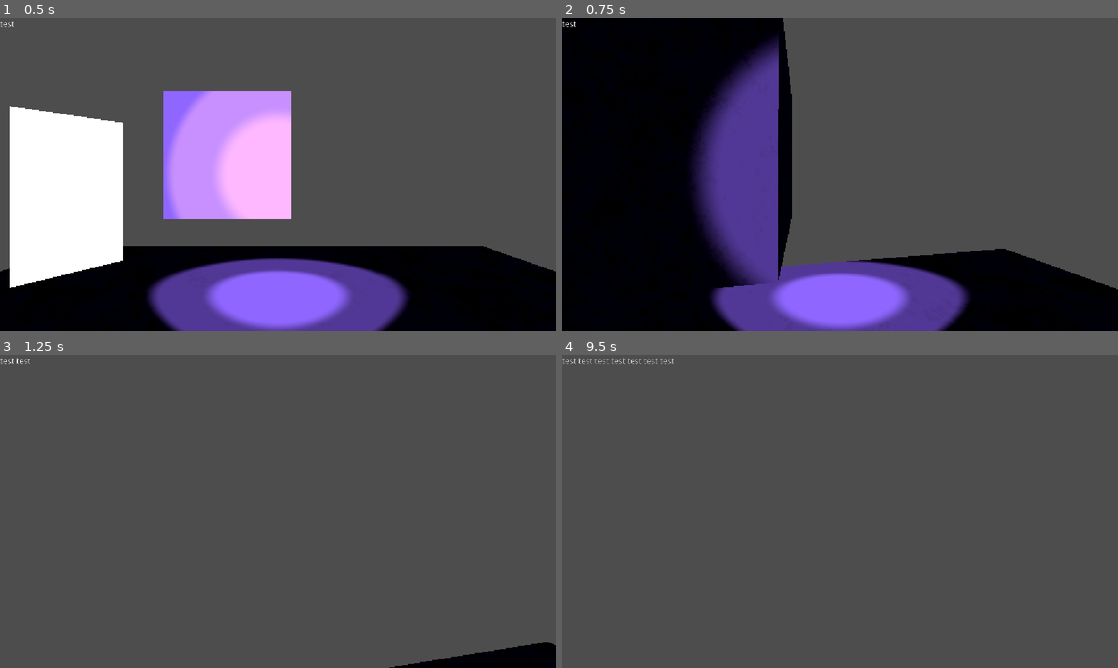
Above: before the commit, frames 1-4 (two rows, left to right).
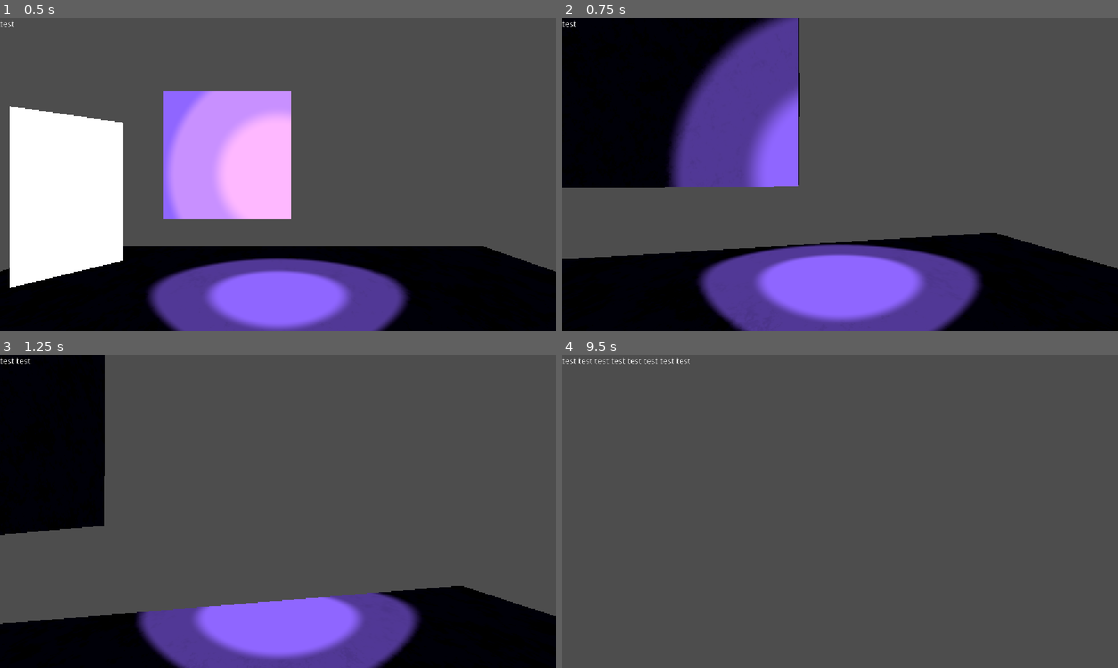
Above: after the commit, the same moments.

Repository: he21123/gj-esa
Game: Godot game, scene res://node_3d.tscn
The game is run twice, just before and just after one commit, with the same random seed, the same clock (stepped at 60 frames per second) and the same inputs.
Inputs (mouse positions are in pixels of both pictures, inside the frame that each line leads up to):
- Up to frame 1 (0.5 s): no input
- Up to frame 2 (0.75 s): tap Enter at 0.5 s; move the mouse to (867, 174) at 0.52 s; hold W (move_forward) from 0.53 s (still down); hold C (crouching, bound only after the commit) from 0.53 s (still down)
- Up to frame 3 (1.25 s): keep holding W (move_forward); keep holding C (crouching, bound only after the commit); tap Shift (running, bound only after the commit) at 0.8 s
- Up to frame 4 (9.5 s): move the mouse to (812, 511) at 1.27 s; release C (crouching, bound only after the commit) at 1.28 s; tap Shift (running, bound only after the commit) at 1.35, 2.3, 2.85, 3.8, 4.35, 5.3, 5.85, 6.8, 7.35, 8.3, 8.85 s; tap C (crouching, bound only after the commit) every 1.5 s from 1.55 to 9.05 s; tap Space at 2, 3.5, 5.75 s; move the mouse to (851, 505) at 2.02 s; hold C (crouching, bound only after the commit) 2.03-2.78 s; tap Enter at 2.75, 5 s; move the mouse to (834, 517) at 2.77 s; move the mouse to (878, 514) at 3.52 s; hold C (crouching, bound only after the commit) 3.53-4.28 s; move the mouse to (795, 508) at 4.27 s; move the mouse to (845, 511) at 5.02 s; hold C (crouching, bound only after the commit) 5.03-5.78 s; move the mouse to (817, 505) at 5.77 s; release W (move_forward) at 5.78 s; hold D (move_right) 5.78-6.53 s; move the mouse to (867, 511) at 6.52 s; hold C (crouching, bound only after the commit) 6.53-7.28 s; hold W (move_forward) 6.53-8.78 s; move the mouse to (812, 511) at 7.27 s; move the mouse to (851, 505) at 8.02 s; hold C (crouching, bound only after the commit) 8.03-8.78 s; move the mouse to (834, 517) at 8.77 s; hold A (move_left) from 8.78 s (still down)

Frame 1 is identical in both runs. In frame 2, 25% of the frame differs, in the area x 0-100%, y 0-100%; in frame 3, 30%; in frame 4, less than 0.1%.

Commit message:
rennen, crouchen
hab noch n bisl umformatiert und objectives besser gemacht, die waren übelst buggy

Diff:
--- a/Objective.gd
+++ b/Objective.gd
@@ -1,16 +1,19 @@
 extends Label
+
+@export var steps: float
 
 func sleep(sec: float)->void:
 	await get_tree().create_timer(sec).timeout
 
 func text_appear() -> void:
-	for i in range(text.length()+1):
+	modulate.a = 1
+	for i in range(get_total_character_count()+1):
 		set_visible_characters(i)
-		await sleep(randfn(0.1, 0.1))
+		await sleep(maxf(0.02, randfn(0.1, 0.1)))
 
 func text_vanish() -> void:
-	for i in range(51):
-		modulate.a = 1.0 - (float(i) / 50.0)
+	for i in range(steps+1):
+		modulate.a = 1.0 - (float(i) / steps)
 		await sleep(0.02)
 	modulate.a = 0
 	set_visible_characters(0)
@@ -21,9 +24,16 @@
 
 
 	# TEST sollten wir rausnehmen später
-	set_text("test test test test test test test")
 	while true:
-		await text_appear()
+		await show_objective("test test test test test test test test")
 		await sleep(5)
-		await text_vanish()
+		await hide_objective()
 		await sleep(5)
+
+func show_objective(text: String) -> void:
+	set_text(text)
+	await text_appear()
+
+func hide_objective():
+	await text_vanish()
+	set_text("")
--- a/Player.tscn
+++ b/Player.tscn
@@ -20,6 +20,7 @@
 [node name="Camera3D" type="Camera3D" parent="." unique_id=620389596]
 transform = Transform3D(1, 0, 0, 0, 1, 0, 0, 0, 1, 0, 0.5, 0)
 script = ExtResource("2_kne1u")
+crouch_speed = 2.0
 
 [node name="SpotLight3D" type="SpotLight3D" parent="Camera3D" unique_id=1594203226]
 spot_attenuation = -1.51
--- a/node_3d.tscn
+++ b/node_3d.tscn
@@ -1,6 +1,6 @@
 [gd_scene format=3 uid="uid://cf81qrvlmvia8"]
 
-[ext_resource type="PackedScene" uid="uid://cnfe4aepknig4" path="res://player.tscn" id="1_i5arm"]
+[ext_resource type="PackedScene" uid="uid://cnfe4aepknig4" path="res://Player.tscn" id="1_i5arm"]
 [ext_resource type="Material" uid="uid://ci2gvpo6ox57c" path="res://shader.tres" id="3_a0tk4"]
 [ext_resource type="Script" uid="uid://b3ife71qabbjj" path="res://lookAt.gd" id="4_r3fl7"]
 [ext_resource type="Script" uid="uid://b7ww20hb2fajr" path="res://Objective.gd" id="5_jka67"]
@@ -48,7 +48,7 @@
 shape = SubResource("CylinderShape3D_pekrf")
 
 [node name="SpotLight3D" type="SpotLight3D" parent="." unique_id=228057075]
-transform = Transform3D(1, 0, 0, 0, 0.030428912, 0.99953693, 0, -0.99953693, 0.030428912, -1.1899672, 3.7844906, 0.6909137)
+transform = Transform3D(1, 0, 0, 0, 0.030428912, 0.99953693, 0, -0.99953693, 0.030428912, -1.1899672, 1.6029043, 0.6909137)
 visible = false
 light_energy = 16.0
 light_volumetric_fog_energy = 0.0
@@ -67,3 +67,4 @@
 offset_right = 40.0
 offset_bottom = 23.0
 script = ExtResource("5_jka67")
+steps = 50.0
--- a/playerCam.gd
+++ b/playerCam.gd
@@ -1,6 +1,9 @@
 extends Camera3D
 
 @export var sens := 0.003
+@export var stand_height = 0.5
+@export var crouch_height = 0.2
+@export var crouch_speed = 10.0
 var upLimit := -70
 var downLimit := 70
 
@@ -10,6 +13,12 @@
 func _ready() -> void:
 	Input.mouse_mode = Input.MOUSE_MODE_CAPTURED
 
+func _physics_process(delta: float) -> void:
+	if Input.is_action_pressed("crouching"):
+		position.y = move_toward(position.y, crouch_height, crouch_speed*delta)
+	else:
+		position.y = move_toward(position.y, stand_height, crouch_speed*delta)
+
 func _unhandled_input(event: InputEvent) -> void:
 	if event is InputEventMouseMotion:
 		rotate_y(-event.relative.x * sens)
--- a/player_Movement_2_Now_is_personal.gd
+++ b/player_Movement_2_Now_is_personal.gd
@@ -2,6 +2,7 @@
 
 @export var SPEED = 5.0
 @export var camera: Camera3D
+@export var decel := 25.0
 var target_velocity= Vector3.ZERO
 # Moglichen "Sates"
 enum STATE {
@@ -11,21 +12,40 @@
 	CROUCHED,
 	HIDING
 }
+var speed = SPEED
 
 var Current_State: STATE = STATE.IDLE
 
+func check_state():
+	#Die state ändern
+	var moving = (
+		Input.is_action_pressed("move_right")
+		or Input.is_action_pressed("move_left")
+		or Input.is_action_pressed("move_back")
+		or Input.is_action_pressed("move_forward")
+	)
+
+	if Input.is_action_pressed("crouching"):
+		Current_State = STATE.CROUCHED
+	elif moving and Input.is_action_pressed("running"):
+		Current_State = STATE.RUNNING
+	elif moving:
+		Current_State = STATE.WALKING
+
+	else:
+		Current_State = STATE.IDLE
+
 func _physics_process(delta: float) -> void:
+	# update state every tick
+	check_state()
+
 	match Current_State:
 		STATE.IDLE:
 			#Die charakter Beweg sich nicht
 			velocity.x= 0
 			velocity.z= 0
-			#Die state ändern
-			if Input.is_action_pressed("move_right") or Input.is_action_pressed("move_left") or Input.is_action_pressed("move_back") or Input.is_action_pressed("move_forward"):
-				Current_State = STATE.WALKING
-				print("state change walking")
 
-		STATE.WALKING:
+		STATE.WALKING, STATE.RUNNING, STATE.CROUCHED:
 			#Code für die character Bewegung
 			var input_dir := Input.get_vector("move_left", "move_right", "move_forward", "move_back")
 			var input_vector := Vector3(input_dir.x, 0, input_dir.y)
@@ -33,21 +53,20 @@
 			direction.y = 0
 			direction = direction.normalized()
 
+			speed = SPEED
+
+			if Current_State == STATE.RUNNING:
+				speed *= 1.5
+			elif Current_State == STATE.CROUCHED:
+				speed *= 0.6
+
 			if input_vector.length() > 0.0:
-				velocity.x = direction.x * SPEED
-				velocity.z = direction.z * SPEED
+				velocity.x = direction.x * speed
+				velocity.z = direction.z * speed
 			else:
-				velocity.x = move_toward(velocity.x, 0, SPEED)
-				velocity.z = move_toward(velocity.z, 0, SPEED)
+				velocity.x = move_toward(velocity.x, 0, decel * delta)
+				velocity.z = move_toward(velocity.z, 0, decel * delta)
 
-			# ich hab mal die lange "if" schlange hier zerstört
-			if input_dir.length() == 0.0:
-				Current_State=STATE.IDLE
-				print("state change idle")
-		STATE.RUNNING:
-			pass
-		STATE.CROUCHED:
-			pass
 		STATE.HIDING:
 			pass
 	#velocity = target_velocity// Das muss hier bleiben, nicht anfassen
--- a/project.godot
+++ b/project.godot
@@ -47,6 +47,18 @@
 "events": [Object(InputEventKey,"resource_local_to_scene":false,"resource_name":"","device":-1,"window_id":0,"alt_press …(191 unchanged characters)…
 ]
 }
+running={
+"deadzone": 0.2,
+"events": [Object(InputEventKey,"resource_local_to_scene":false,"resource_name":"","device":-1,"window_id":0,"alt_pressed":false,"shift_pressed":false,"ctrl_pressed":false,"meta_pressed":false,"pressed":false,"keycode":0,"physical_keycode":4194325,"key_label":0,"unicode":0,"location":0,"echo":false,"script":null)
+]
+}
+crouching={
+"deadzone": 0.2,
+"events": [Object(InputEventKey,"resource_local_to_scene":false,"resource_name":"","device":-1,"window_id":0,"alt_pressed":false,"shift_pressed":false,"ctrl_pressed":false,"meta_pressed":false,"pressed":false,"keycode":0,"physical_keycode":67,"key_label":0,"unicode":99,"location":0,"echo":false,"script":null)
+, Object(InputEventKey,"resource_local_to_scene":false,"resource_name":"","device":-1,"window_id":0,"alt_pressed":false,"shift_pressed":false,"ctrl_pressed":false,"meta_pressed":false,"pressed":false,"keycode":0,"physical_keycode":4194328,"key_label":0,"unicode":0,"location":0,"echo":false,"script":null)
+, Object(InputEventKey,"resource_local_to_scene":false,"resource_name":"","device":-1,"window_id":0,"alt_pressed":false,"shift_pressed":false,"ctrl_pressed":false,"meta_pressed":false,"pressed":false,"keycode":0,"physical_keycode":4194326,"key_label":0,"unicode":0,"location":0,"echo":false,"script":null)
+]
+}
 
 [physics]
 
